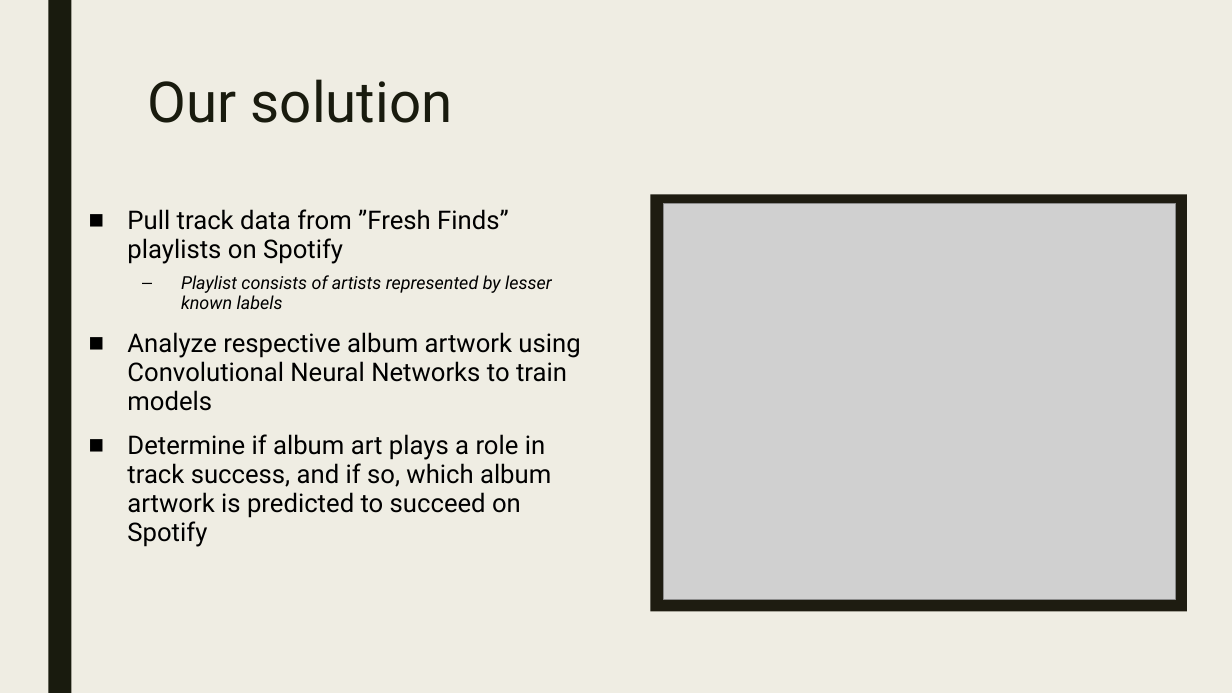
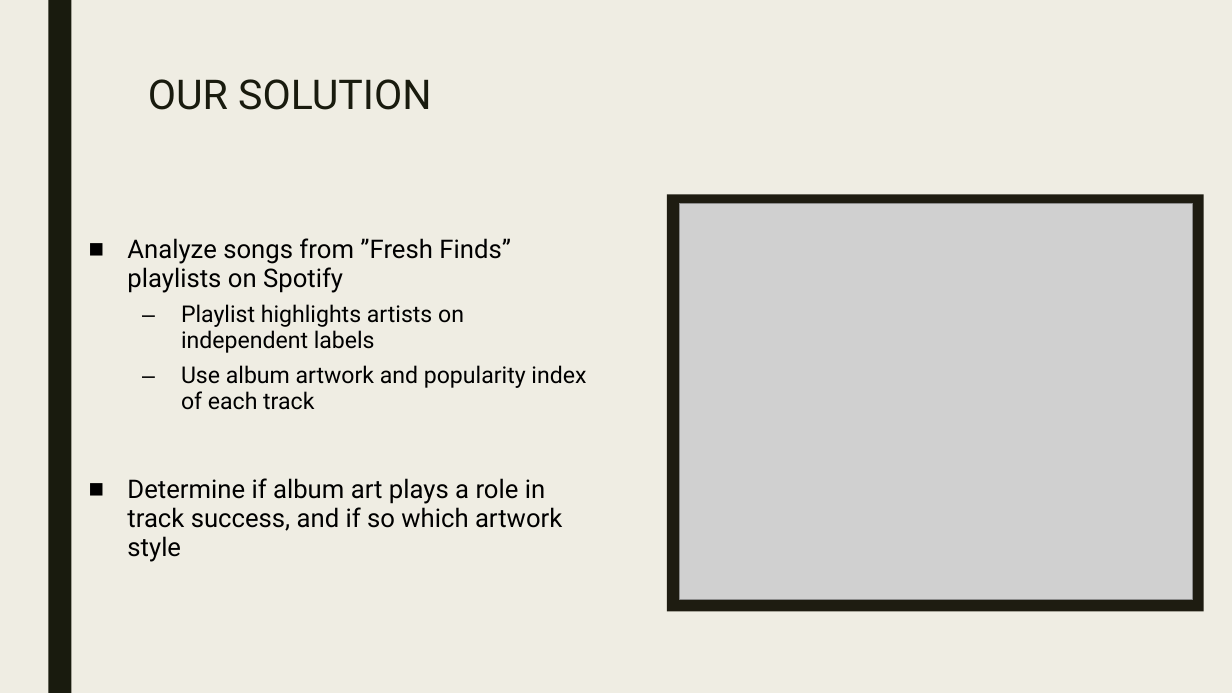
Before and after one commit to sabinabains/dsc-capstone, a slide deck: slide 4 of predicting_song_popularity_by_album_artwork.pptx. Drawn at 1232x693 pixels with LibreOffice and Linux fonts; fonts in the diff are those of the drawing; grey boxes stand for pictures. Boxes give left, top, right and bottom in pixels: in the first picture for what was removed or moved away, otherwise in the second. Text is boxed around its words. In the diff, an @@ line names an element or a change of style, - is before the commit and + after.

```diff
--- a/predicting_song_popularity_by_album_artwork.pptx
+++ b/predicting_song_popularity_by_album_artwork.pptx
@@ title at [148, 79, 431, 110]: text changed; size 44 to 32 pt @@
-Our solution
+OUR SOLUTION
@@ rectangle: place and size @@
-rectangle at [651, 194, 1188, 611]
+rectangle at [667, 194, 1204, 611]
@@ picture: place and size @@
-picture at [664, 203, 1176, 599]
+picture at [680, 203, 1192, 599]
@@ text at [127, 238, 586, 562]: text changed @@
-■ Pull track data from ”Fresh Finds” playlists on Spotify
-  – Playlist consists of artists represented by lesser known labels
-■ Analyze respective album artwork using Convolutional Neural Networks to train models
-■ Determine if album art plays a role in track success, and if so, which album artwork is predicted to succeed on Spotify
+■ Analyze songs from ”Fresh Finds” playlists on Spotify
+  – Playlist highlights artists on independent labels
+  – Use album artwork and popularity index of each track
+■ Determine if album art plays a role in track success, and if so which artwork style
```
Also in this commit, not shown: 6 other slides changed, 1 other file.
